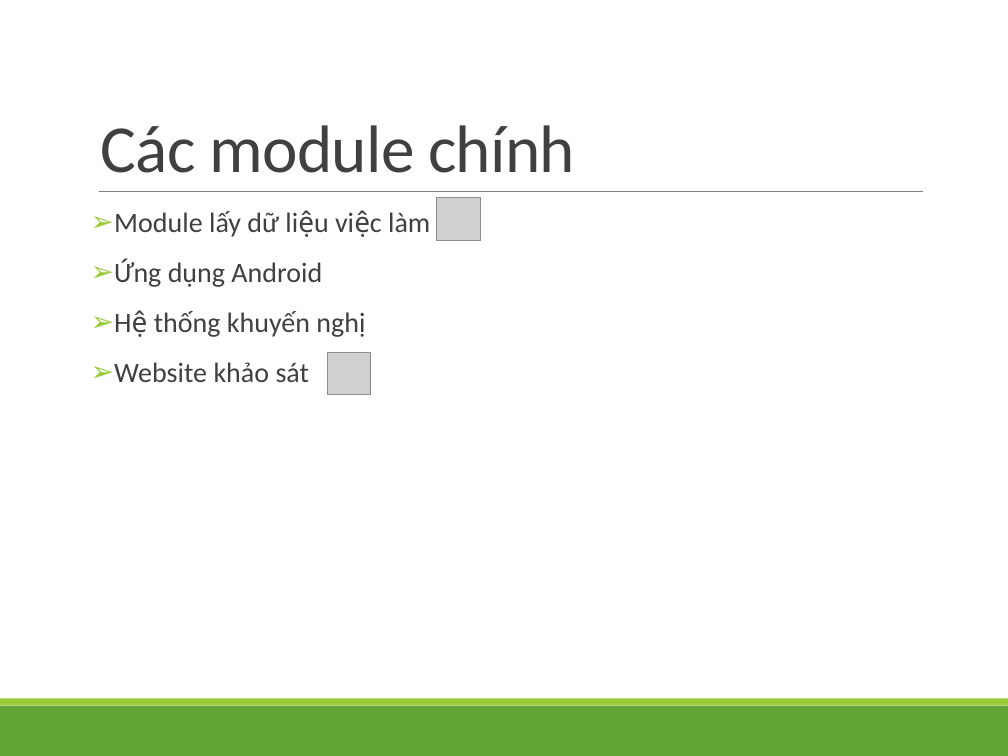
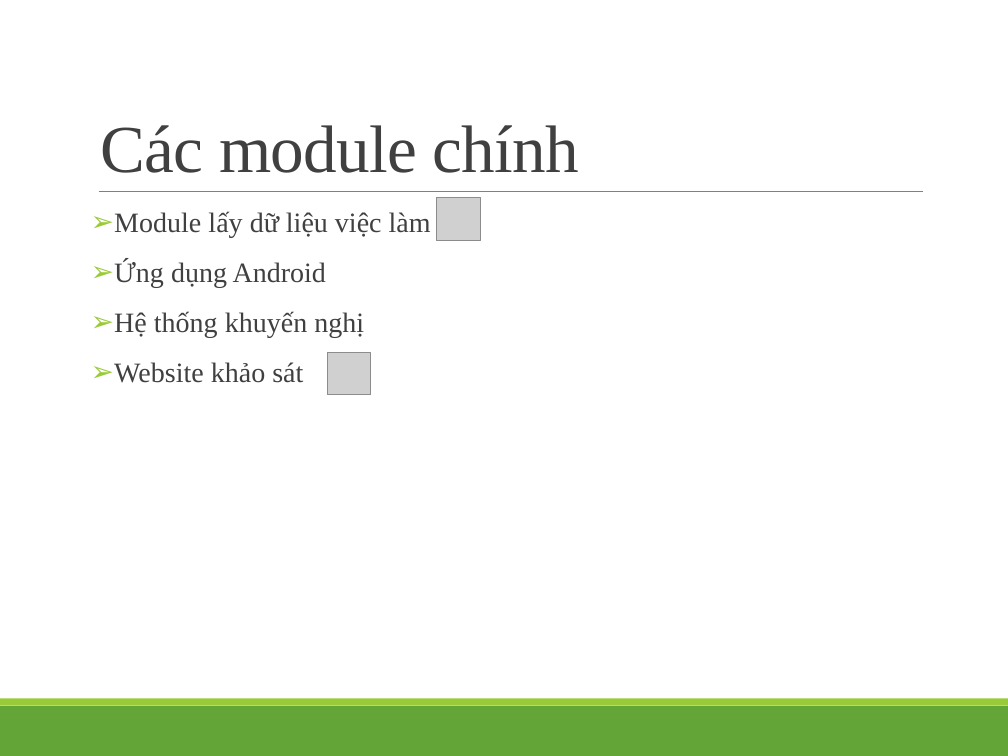
Before and after one commit to luanft/web-feedback-system, a slide deck: slide 11 of Document/slide/Job-rec-slide.pptx. Drawn at 1008x756 pixels with LibreOffice and Linux fonts; fonts in the diff are those of the drawing; grey boxes stand for pictures; background and template pictures are left out. Boxes give left, top, right and bottom in pixels: in the first picture for what was removed or moved away, otherwise in the second. Text is boxed around its words. In the diff, an @@ line names an element or a change of style, - is before the commit and + after.

```diff
--- a/Document/slide/Job-rec-slide.pptx
+++ b/Document/slide/Job-rec-slide.pptx
@@ title "Các module chính" at (101,125,579,173): font Calibri to Times New Roman @@
@@ text at (114,211,431,238): text changed; font Calibri to Times New Roman @@
-➢ Module lấy dữ liệu việc làm
+➢ Module lấy dữ liệu việc làm
@@ text at (114,261,326,383): font Calibri to Times New Roman in "Ứng dụng Android", "Website khảo sát" @@
@@ text at (114,311,364,337): text changed; font Calibri to Times New Roman @@
-➢ Hệ thống khuyến nghị
+➢ Hệ thống khuyến nghị
```
Also in this commit, not shown: 11 other slides changed, 1 other file.
